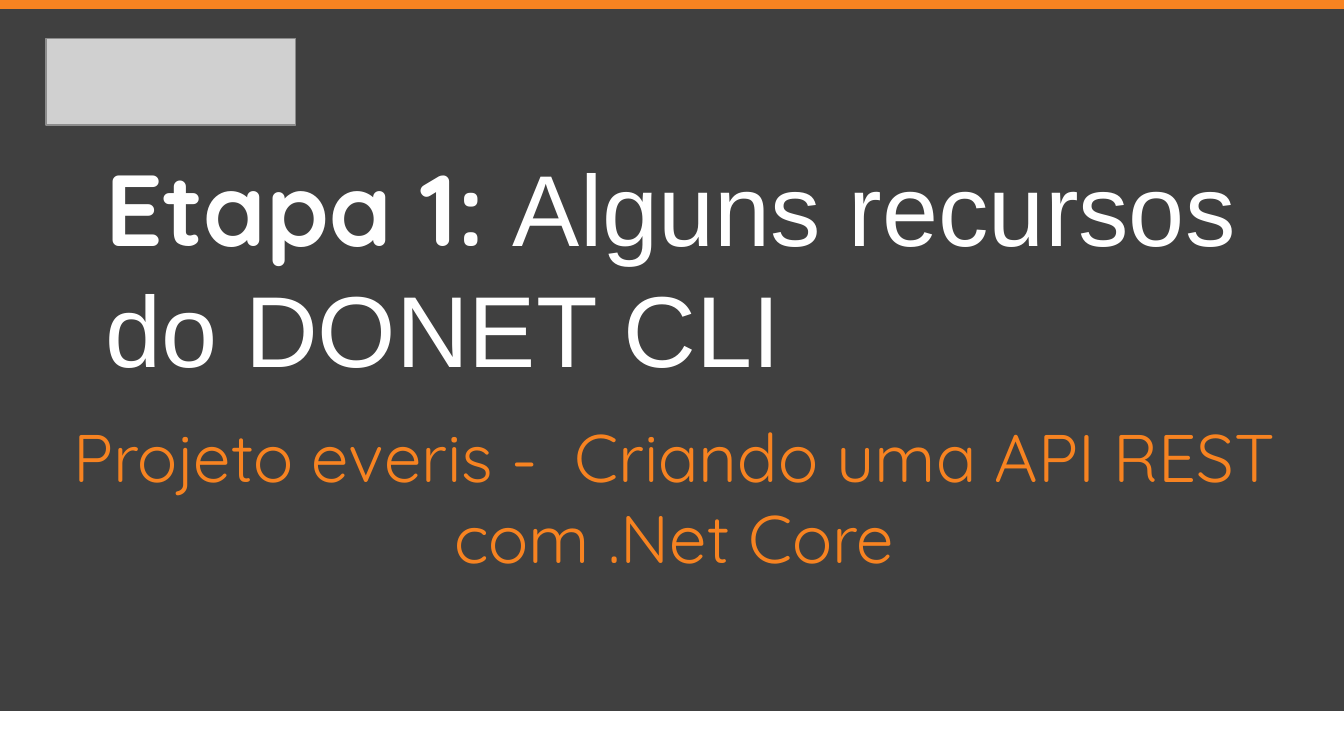
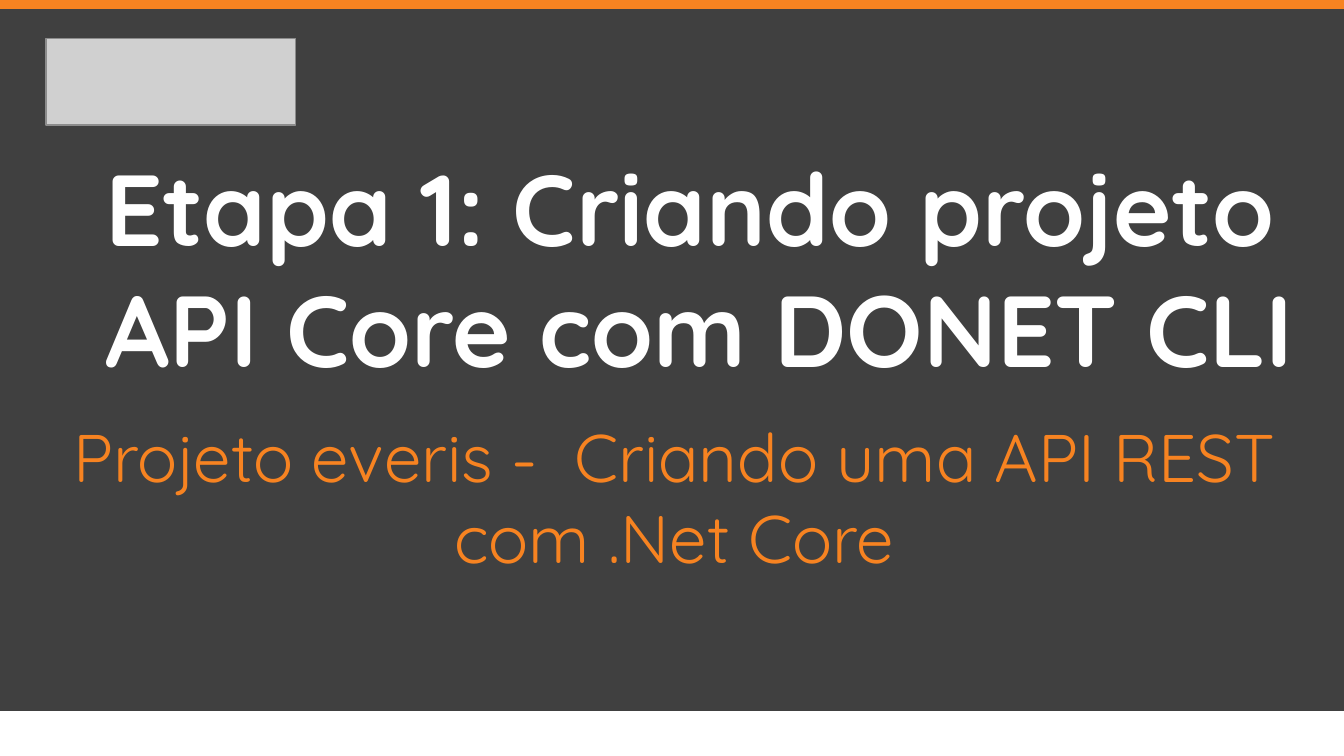
Before and after one commit to everis-New-Talents-NET/EverisStore, a slide deck: slide 9 of slide/Projeto everis - API REST .Net Core com JWT.pptx (slide 16 before the commit). Drawn at 1344x756 pixels with LibreOffice and Linux fonts; fonts in the diff are those of the drawing; grey boxes stand for pictures. Boxes give left, top, right and bottom in pixels: in the first picture for what was removed or moved away, otherwise in the second. Text is boxed around its words. In the diff, an @@ line names an element or a change of style, - is before the commit and + after.

```diff
--- a/slide/Projeto everis - API REST .Net Core com JWT.pptx
+++ b/slide/Projeto everis - API REST .Net Core com JWT.pptx
@@ text at (105, 171, 1294, 368): text changed; font Arial to Quicksand; bold on @@
-Etapa 1: Alguns recursos do DONET CLI
+Etapa 1: Criando projeto API Core com DONET CLI
```
Also in this commit, not shown: 8 other slides changed, 5 slides added, 7 slides removed, 14 other files.
